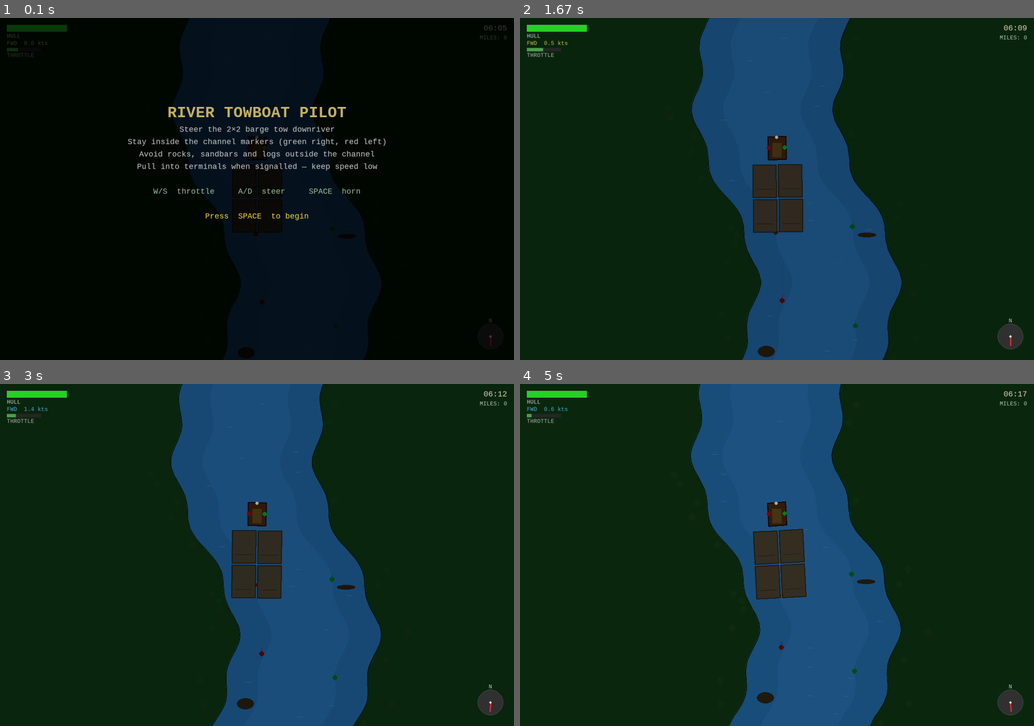
Above: before the commit, frames 1-4 (two rows, left to right).
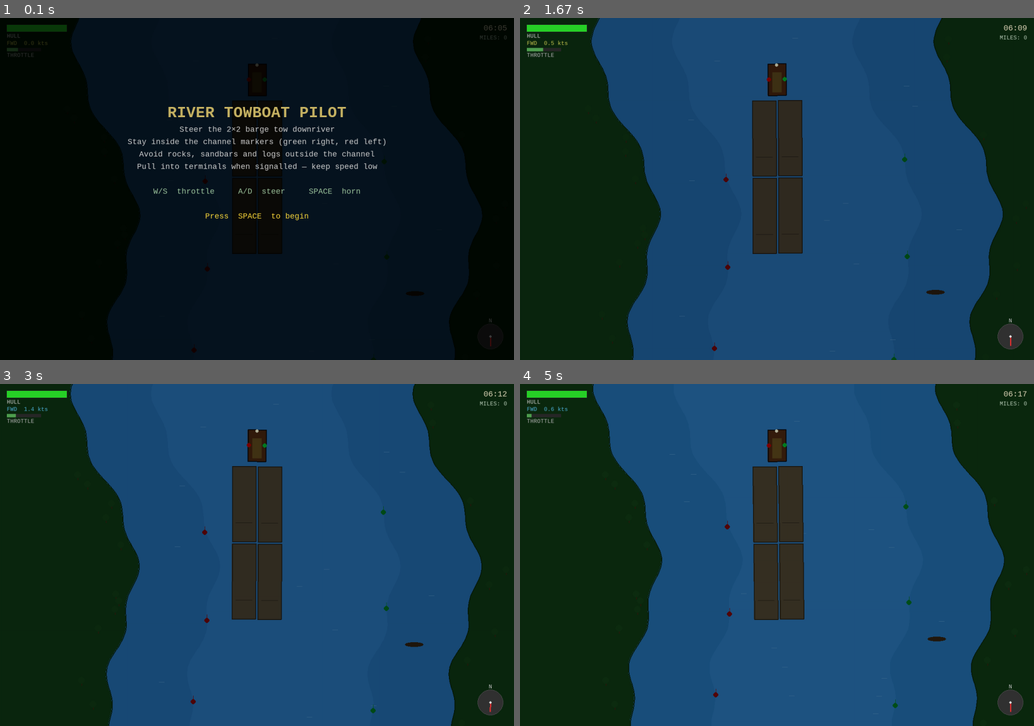
Above: after the commit, the same moments.

Repository: roadwarrior99/lock-simulator
Game: pygame game, started from pilot_sim.py
The game is run twice, just before and just after one commit, with the same random seed, the same clock (stepped at 60 frames per second) and the same inputs.
Inputs:
- Up to frame 1 (0.1 s): no input
- Up to frame 2 (1.67 s): tap Space at 0.33 s; tap W at 0.67 s; hold Right 1-1.47 s; hold Up from 1.5 s (still down)
- Up to frame 3 (3 s): release Up at 1.8 s; hold Right 1.83-2.3 s; hold Left 2.33-2.87 s; hold Down from 2.9 s (still down)
- Up to frame 4 (5 s): release Down at 3.2 s; hold Left 3.23-3.63 s; hold Up 3.67-4.03 s; hold Right 4.07-4.7 s; hold Down from 4.73 s (still down)

The runs differ from the first frame. In frame 1, 39% of the frame differs, in the area x 13-94%, y 0-100%; in frame 2, 42%; in frame 3, 42%; in frame 4, 43%, in the area x 14-99%, y 0-100%.

Commit message:
barge steering fixes

Diff:
--- a/pilot_sim.py
+++ b/pilot_sim.py
@@ -25,20 +25,20 @@
 # ── Display ────────────────────────────────────────────────────────────────────
 SW, SH  = 1200, 800
 FPS     = 60
-VREF_Y  = int(SH * 0.38)   # towboat sits this many pixels from the top of screen
+VREF_Y  = int(SH * 0.18)   # towboat sits this many pixels from the top of screen
 
 # ── River geometry (world units; 1 wu ≈ 1 px at 1:1 zoom) ────────────────────
-RIVER_HALF   = 165    # half-width of the full river
-CHANNEL_HALF = 90     # half-width of the safe navigable channel
-BUOY_SPACING = 195    # world-Y between consecutive buoy pairs
-OBS_STEP     = 265    # world-Y between obstacle placement tries
+RIVER_HALF   = 400    # half-width of the full river
+CHANNEL_HALF = 210     # half-width of the safe navigable channel
+BUOY_SPACING = 215    # world-Y between consecutive buoy pairs
+OBS_STEP     = 365    # world-Y between obstacle placement tries
 OBS_CHANCE   = 0.62   # probability an obstacle slot is actually filled
 DOCK_INTERVAL= 2500   # world-Y between terminal docks
 GEN_LIMIT    = 60_000 # world-Y extent of pre-generated world
 
 # ── Vessel dimensions ──────────────────────────────────────────────────────────
-TW, TH   = 42, 54          # towboat width × length along heading
-BW, BH   = 55, 76          # single barge width × length
+TW, TH   = 42, 74          # towboat width × length along heading
+BW, BH   = 55, 176          # single barge width × length
 BGAP     = 5               # gap between adjacent barge units
 PUSH     = 12              # space between towboat bow and barge stern
 
@@ -52,8 +52,8 @@
 MAX_REV  = 0.7    # world units/frame at full reverse
 ACCEL    = 0.055  # speed change per frame while key held
 DRAG     = 0.988  # speed multiplied each frame (water resistance)
-YAW_MAX  = 1.5    # degrees/frame at full steer and full speed
-YAW_DAMP = 0.78   # angular-velocity damped each frame
+YAW_MAX  = 0.55   # degrees/frame at full steer and full speed (bow-pivot: long lever arm)
+YAW_DAMP = 0.82   # angular-velocity damped each frame
 
 # ── Game time ──────────────────────────────────────────────────────────────────
 MINS_PER_SEC = 2.5    # game-minutes per real second
@@ -258,14 +258,21 @@
         # Yaw  (sluggish barge tow — harder to turn at low speed)
         spd_f = min(1.0, abs(self.speed) / (MAX_FWD * 0.4))
         target_yaw = self.steer * YAW_MAX * spd_f
-        self.yaw_vel += (target_yaw - self.yaw_vel) * 0.18
+        self.yaw_vel += (target_yaw - self.yaw_vel) * 0.07
         self.yaw_vel *= YAW_DAMP
-        self.heading  = (self.heading + self.yaw_vel) % 360.0
-
-        # Translate
+
+        # Pivot around the barge bow: towboat (at rear) swings the stern,
+        # bow traces the path — like forklift / rear-wheel steering.
+        fx_old, fy_old = self.fwd
+        bow_d = TH / 2 + PUSH + FORM_L
+        bx = self.x + fx_old * bow_d
+        by = self.y + fy_old * bow_d
+        self.heading = (self.heading + self.yaw_vel) % 360.0
         fx, fy = self.fwd
-        self.x += fx * self.speed
-        self.y += fy * self.speed
+        bx += fx * self.speed
+        by += fy * self.speed
+        self.x = bx - fx * bow_d
+        self.y = by - fy * bow_d
 
     # ── Draw ───────────────────────────────────────────────────────────────────
     def draw(self, surf, cam_x, cam_y, ambient):
